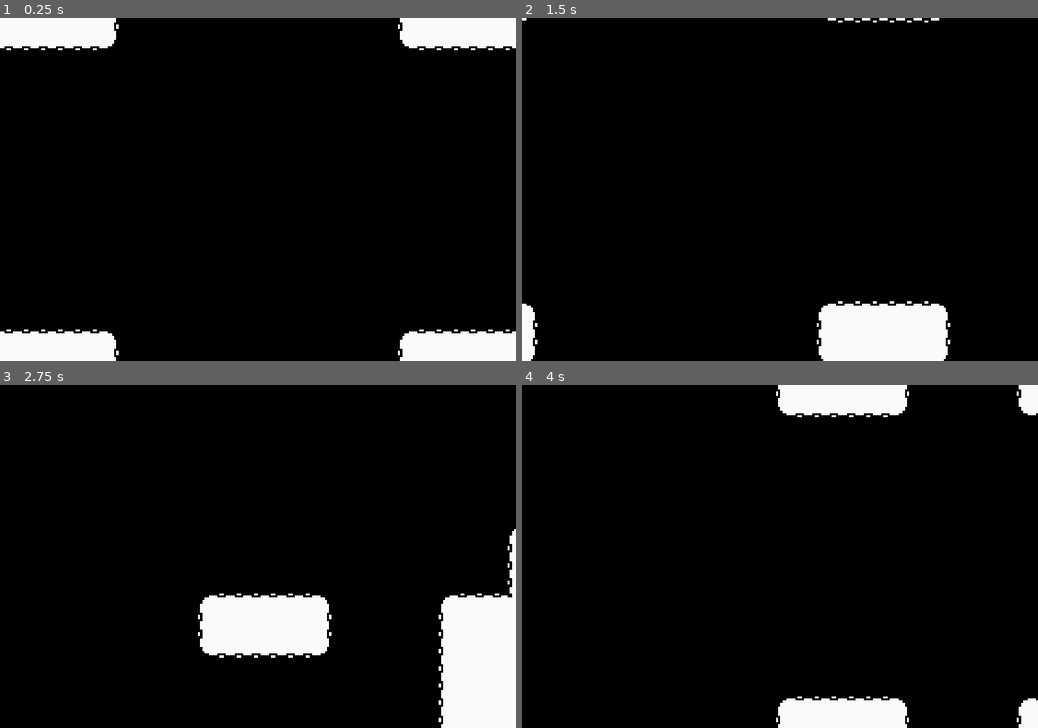
Above: before the commit, frames 1-4 (two rows, left to right).
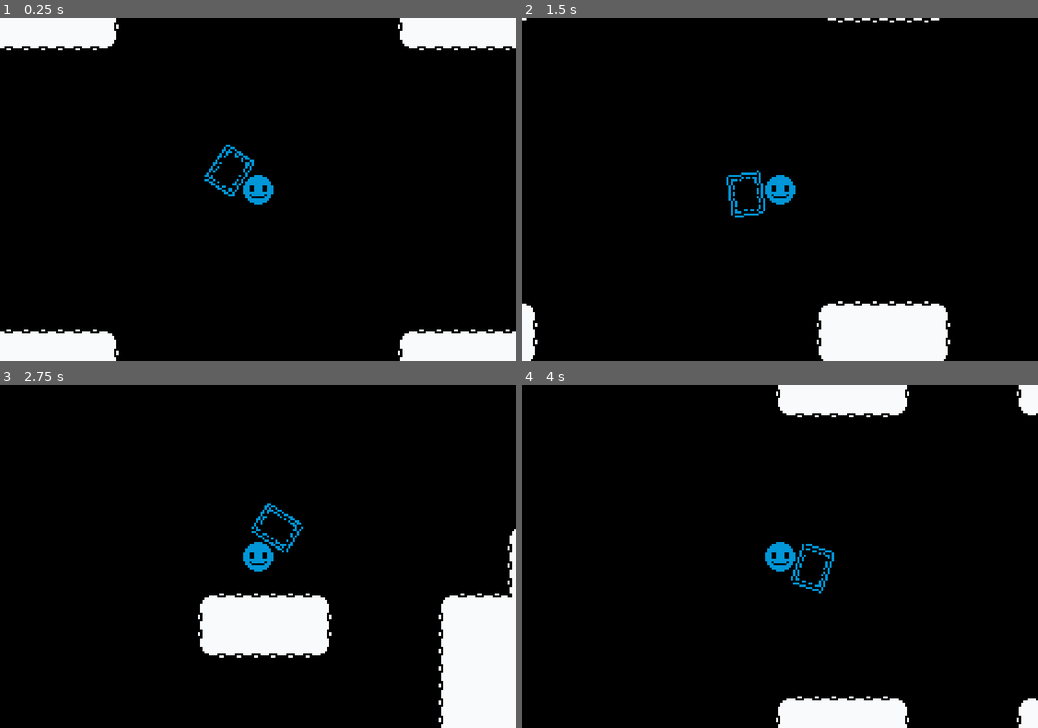
Above: after the commit, the same moments.

Repository: jkim1798/final-toy
Game: Godot game, scene res://scenes/game.tscn
The game is run twice, just before and just after one commit, with the same random seed, the same clock (stepped at 60 frames per second) and the same inputs.
Inputs (mouse positions are in pixels of both pictures, inside the frame that each line leads up to):
- Up to frame 1 (0.25 s): no input
- Up to frame 2 (1.5 s): tap Enter at 0.5 s; move the mouse to (893, 172) at 0.52 s; hold D (right) 0.53-1.28 s; click (893, 172) at 0.6 s; move the mouse to (676, 206) at 1.27 s; hold S (down) from 1.28 s (still down); click (676, 206) at 1.35 s
- Up to frame 3 (2.75 s): move the mouse to (309, 481) at 2.02 s; release S (down) at 2.03 s; hold D (right) from 2.03 s (still down); click (309, 481) at 2.1 s
- Up to frame 4 (4 s): move the mouse to (754, 625) at 2.77 s; release D (right) at 2.78 s; hold W (up) 2.78-3.53 s; click (754, 625) at 2.85 s; move the mouse to (934, 607) at 3.52 s; hold A (left) from 3.53 s (still down); click (934, 607) at 3.6 s

The runs differ from the first frame. In frame 1, 0.6% of the frame differs, in the area x 39-53%, y 36-55%; in frame 2, 0.6%, in the area x 39-53%, y 44-59%; in frame 3, 0.6%; in frame 4, 0.6%.

Commit message:
final changes

Diff:
--- a/project/scenes/bullet.tscn
+++ b/project/scenes/bullet.tscn
@@ -1,6 +1,7 @@
-[gd_scene load_steps=4 format=3 uid="uid://c6ebersfy34fg"]
+[gd_scene load_steps=5 format=3 uid="uid://c6ebersfy34fg"]
 
 [ext_resource type="Script" path="res://scripts/bullet.gd" id="1_i76ug"]
+[ext_resource type="Texture2D" uid="uid://bbwh7gaj78675" path="res://assets/monochrome-transparent_packed.png" id="2_gnfp2"]
 
 [sub_resource type="CircleShape2D" id="CircleShape2D_ww6mj"]
 radius = 2.0
@@ -23,4 +24,12 @@
 [node name="CollisionShape2D" type="CollisionShape2D" parent="Area2D"]
 shape = SubResource("CircleShape2D_8f18i")
 
+[node name="Sprite2D" type="Sprite2D" parent="."]
+self_modulate = Color(1, 0, 0.266667, 1)
+texture_filter = 1
+texture_repeat = 1
+texture = ExtResource("2_gnfp2")
+region_enabled = true
+region_rect = Rect2(404, 196, 8, 8)
+
 [connection signal="body_entered" from="Area2D" to="." method="_on_area_2d_body_entered"]
--- a/project/scenes/enemy.tscn
+++ b/project/scenes/enemy.tscn
@@ -1,7 +1,8 @@
-[gd_scene load_steps=4 format=3 uid="uid://dwuu82cfwk1wg"]
+[gd_scene load_steps=5 format=3 uid="uid://dwuu82cfwk1wg"]
 
 [ext_resource type="Script" path="res://scripts/enemy.gd" id="1_i8glm"]
 [ext_resource type="PackedScene" uid="uid://c6ebersfy34fg" path="res://scenes/bullet.tscn" id="2_opbjt"]
+[ext_resource type="Texture2D" uid="uid://bbwh7gaj78675" path="res://assets/monochrome-transparent_packed.png" id="3_n01i1"]
 
 [sub_resource type="CircleShape2D" id="CircleShape2D_n5yfa"]
 radius = 8.0
@@ -20,4 +21,12 @@
 process_callback = 0
 wait_time = 1.5
 
+[node name="Sprite2D" type="Sprite2D" parent="."]
+self_modulate = Color(0.968627, 0.462745, 0.133333, 1)
+texture_filter = 1
+texture_repeat = 1
+texture = ExtResource("3_n01i1")
+region_enabled = true
+region_rect = Rect2(576, 224, 16, 16)
+
 [connection signal="timeout" from="Timer" to="." method="_on_timer_timeout"]
--- a/project/scenes/player.tscn
+++ b/project/scenes/player.tscn
@@ -1,6 +1,7 @@
-[gd_scene load_steps=4 format=3 uid="uid://bc37hsab1oryu"]
+[gd_scene load_steps=5 format=3 uid="uid://bc37hsab1oryu"]
 
 [ext_resource type="Script" path="res://player.gd" id="1_oqnvx"]
+[ext_resource type="Texture2D" uid="uid://bbwh7gaj78675" path="res://assets/monochrome-transparent_packed.png" id="2_gwr0p"]
 
 [sub_resource type="CircleShape2D" id="CircleShape2D_wjjtf"]
 radius = 8.0
@@ -13,6 +14,12 @@
 script = ExtResource("1_oqnvx")
 
 [node name="Sprite2D" type="Sprite2D" parent="."]
+self_modulate = Color(0, 0.6, 0.858824, 1)
+texture_filter = 1
+texture_repeat = 1
+texture = ExtResource("2_gwr0p")
+region_enabled = true
+region_rect = Rect2(560, 224, 16, 16)
 
 [node name="CollisionShape2D" type="CollisionShape2D" parent="."]
 shape = SubResource("CircleShape2D_wjjtf")
@@ -26,3 +33,20 @@
 
 [node name="CollisionShape2D" type="CollisionShape2D" parent="hinge/parry_area"]
 shape = SubResource("RectangleShape2D_ebkbl")
+
+[node name="NinePatchRect" type="NinePatchRect" parent="hinge/parry_area"]
+self_modulate = Color(0, 0.6, 0.858824, 1)
+texture_filter = 1
+texture_repeat = 1
+offset_left = -8.0
+offset_top = -10.0
+offset_right = 8.0
+offset_bottom = 10.0
+texture = ExtResource("2_gwr0p")
+region_rect = Rect2(306, 257, 12, 14)
+patch_margin_left = 3
+patch_margin_top = 3
+patch_margin_right = 3
+patch_margin_bottom = 3
+axis_stretch_horizontal = 1
+axis_stretch_vertical = 1
--- a/project/scripts/bullet.gd
+++ b/project/scripts/bullet.gd
@@ -11,6 +11,7 @@
 func parry(rotation: float):
 	velocity = Vector2.LEFT.rotated(rotation) * bullet_speed * -1.5
 	$Area2D.collision_mask = 3
+	$Sprite2D.self_modulate = Color("#0099db")
 
 func _on_area_2d_body_entered(body):
 	if body == self:
